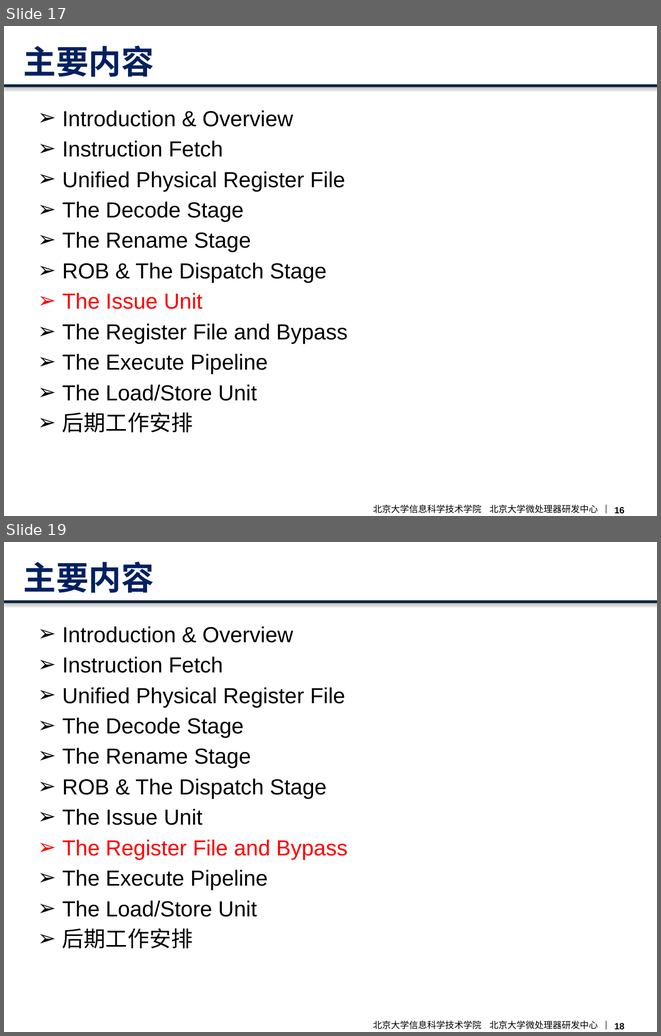
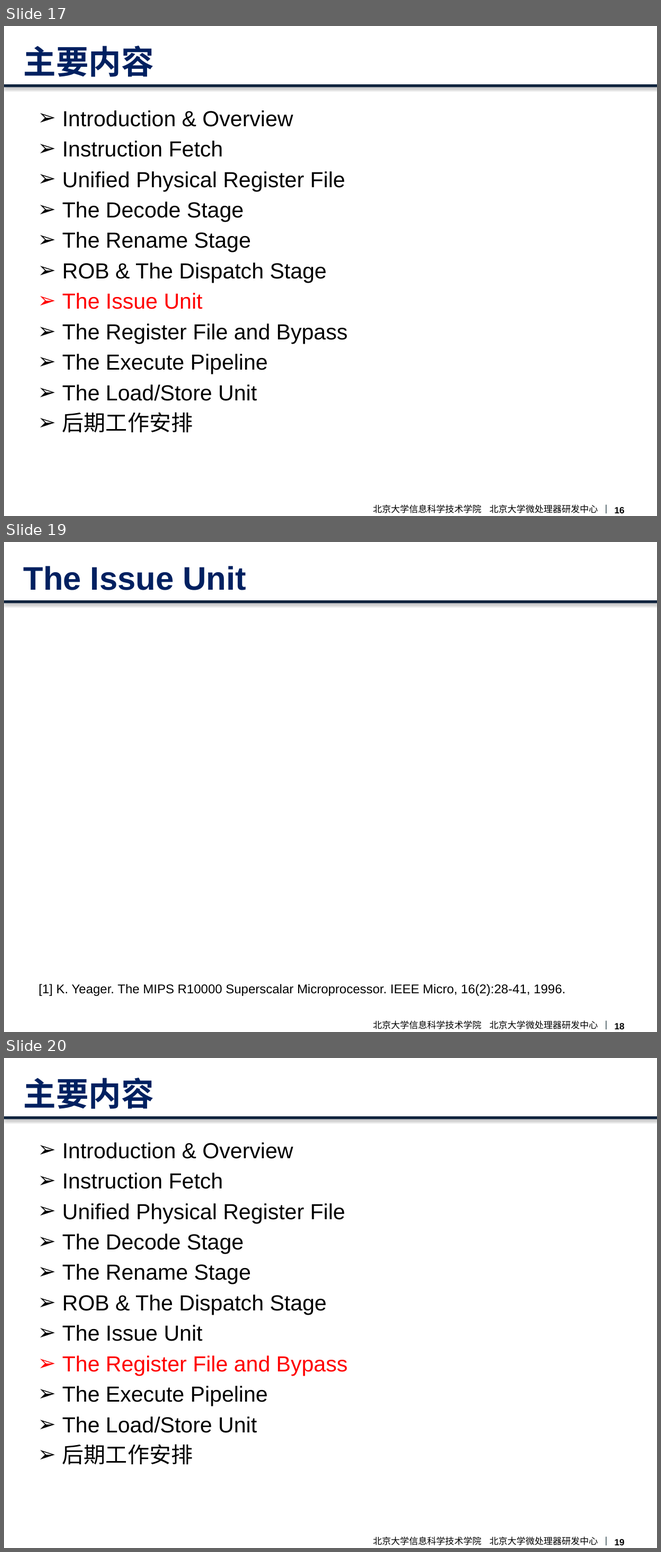
Before and after one commit to CodeATA/Docs, a slide deck: boom overview.pptx. Shown one above the other, each under a label of ours: slides 17 and 19 before the commit, slides 17, 19 and 20 after it; the slides between them are not shown. The pictures are 661x1036 and 661x1552 pixels, drawn with LibreOffice and Linux fonts; fonts in the diff are those of the drawing; grey boxes stand for pictures; background and template pictures are left out. Boxes give left, top, right and bottom in pixels: in the first picture for what was removed or moved away, otherwise in the second. Text is boxed around its words. In the diff, an @@ line names an element or a change of style, - is before the commit and + after.

```diff
--- a/boom overview.pptx
+++ b/boom overview.pptx
@@ slide 19 added at bbox=[4, 542, 657, 1032], background picture (left out); not listed: 4 template elements that a slide beside it also shows @@
@@ title added at bbox=[23, 566, 246, 590], 36 pt, text #002060, bold @@
+The Issue Unit
@@ text added at bbox=[38, 983, 565, 996], 14 pt, text #000000 @@
+[1] K. Yeager. The MIPS R10000 Superscalar Microprocessor. IEEE Micro, 16(2):28-41, 1996.
@@ what was slide 19 is now slide 20 @@
```
Also in this commit, not shown: 3 slides changed, 1 other slide added, 1 slide removed, 1 other file.
